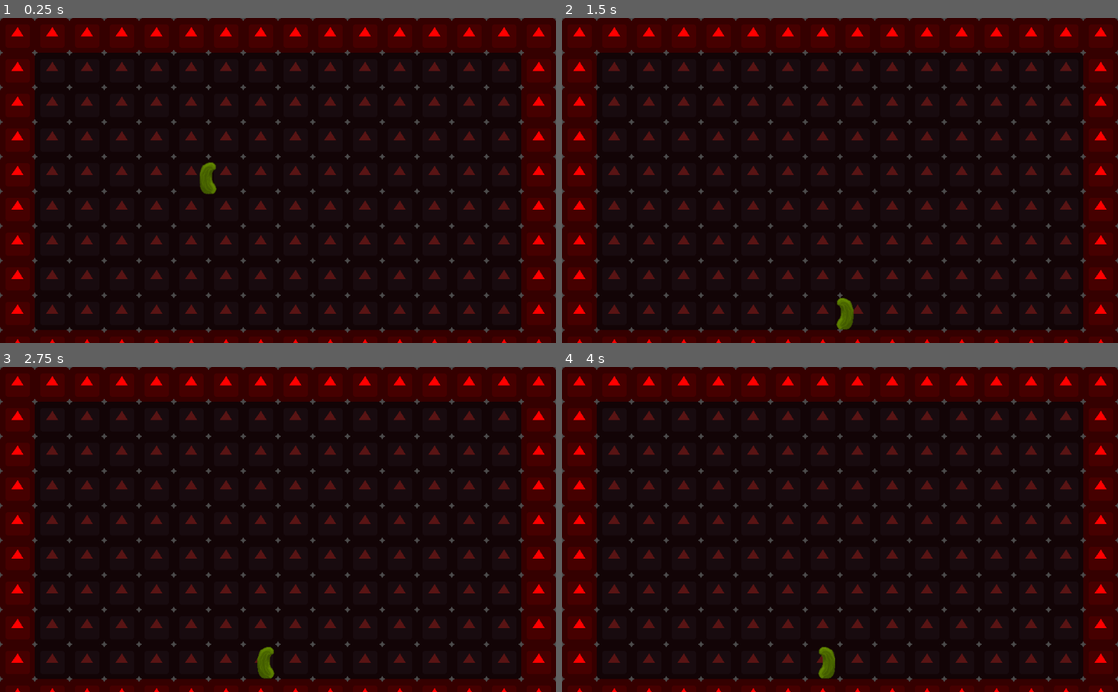
Above: before the commit, frames 1-4 (two rows, left to right).
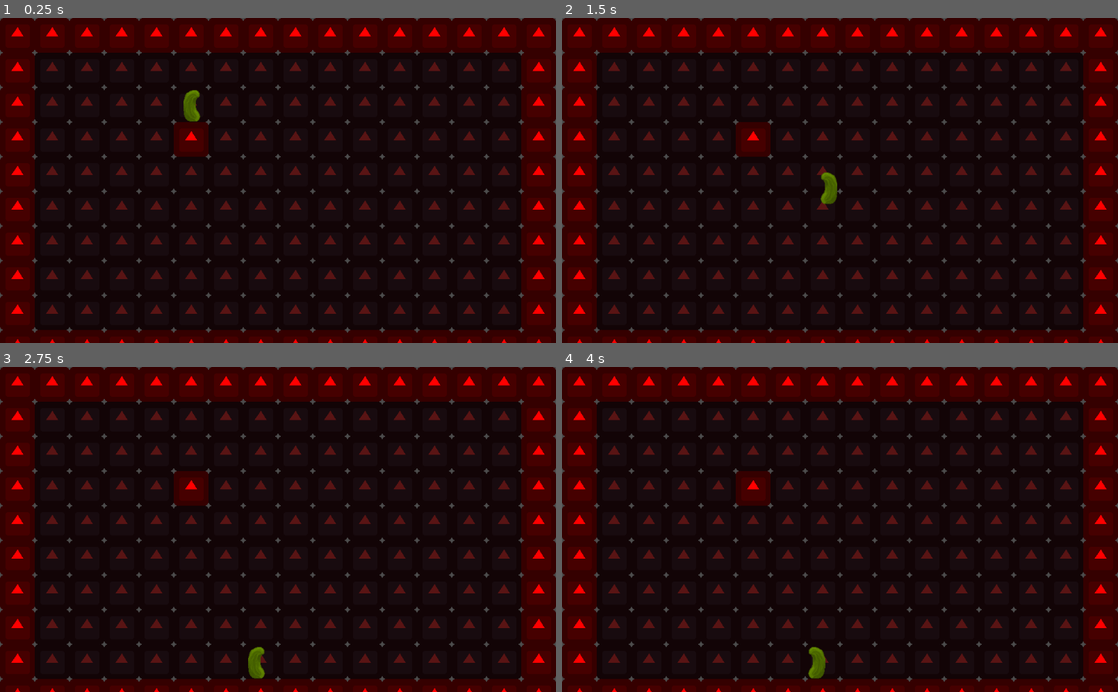
Above: after the commit, the same moments.

Repository: Rufusnu/maisafie
Game: Godot game, scene res://World.tscn
Two runs of this game, one before a commit and one after it. Both use one fixed random seed, a clock stepped at 60 frames per second and the inputs below. The engine's default icon, where the game draws it, is replaced by a stand-in: a white triangle on a blue panel in a dark square.
Inputs:
- Up to frame 1 (0.25 s): no input
- Up to frame 2 (1.5 s): hold Right (ui_right) 0.53-1.28 s; tap S (ui_melee) at 0.6, 1.35 s; hold Left (ui_left) from 1.28 s (still down)
- Up to frame 3 (2.75 s): release Left (ui_left) at 2.03 s; hold Right (ui_right) from 2.03 s (still down); tap S (ui_melee) at 2.1 s
- Up to frame 4 (4 s): release Right (ui_right) at 2.78 s; hold Up (ui_up) 2.78-3.53 s; tap S (ui_melee) at 2.85, 3.6 s; hold Left (ui_left) from 3.53 s (still down)

The runs differ from the first frame. In frame 1, 1.1% of the frame differs, in the area x 31-39%, y 22-55%; in frame 2, 1.1%, in the area x 31-53%, y 32-96%; in frame 3, 1.0%; in frame 4, 1.0%.

Commit message:
Fixed melee

Diff:
--- a/Player.gd
+++ b/Player.gd
@@ -11,7 +11,7 @@
 
 const GRAVITY = 15
 const MAX_MOVEMENT_SPEED = 200
-const MAX_FALL_SPEED = 250
+const MAX_FALL_SPEED = 400
 const MAX_JUMP_SPEED = 400
 
 ## player
@@ -103,13 +103,11 @@
 	bullet.setup(poz, rot)
 
 func melee():
-	var poz = position
 	var dist = 20
 	if !faceing_right:
 		dist = -dist
-	poz.x += dist
 
 	var melee = MELEE.instance()
-	get_parent().add_child(melee)
-	melee.setup(poz)
-	print("Melee")
+
+	add_child(melee)
+	melee.setup(dist, faceing_right)
--- a/Player.tscn
+++ b/Player.tscn
@@ -1,24 +1,28 @@
-[gd_scene load_steps=5 format=2]
+[gd_scene load_steps=6 format=2]
 
 [ext_resource path="res://Player.gd" type="Script" id=1]
 [ext_resource path="res://Bullet.tscn" type="PackedScene" id=2]
-[ext_resource path="res://Textures/cucumber.png" type="Texture" id=3]
+[ext_resource path="res://melee.tscn" type="PackedScene" id=3]
+[ext_resource path="res://Textures/cucumber.png" type="Texture" id=4]
 
 [sub_resource type="RectangleShape2D" id=1]
 
 custom_solver_bias = 0.0
 extents = Vector2( 18, 30 )
 
-[node name="Player" type="KinematicBody2D"]
+[node name="Player" type="KinematicBody2D" index="0"]
 
 input_pickable = false
 collision_layer = 1
 collision_mask = 1
 collision/safe_margin = 0.08
 script = ExtResource( 1 )
-_sections_unfolded = [ "Collision" ]
+_sections_unfolded = [ "Transform" ]
+__meta__ = {
+"_edit_group_": true
+}
 BULLET = ExtResource( 2 )
-MELEE = null
+MELEE = ExtResource( 3 )
 
 [node name="hit_box" type="CollisionShape2D" parent="." index="0"]
 
--- a/World.tscn
+++ b/World.tscn
@@ -1,22 +1,20 @@
-[gd_scene load_steps=4 format=2]
+[gd_scene load_steps=3 format=2]
 
 [ext_resource path="res://Player.tscn" type="PackedScene" id=1]
-[ext_resource path="res://melee.tscn" type="PackedScene" id=2]
-[ext_resource path="res://tileset.tres" type="TileSet" id=3]
+[ext_resource path="res://tileset.tres" type="TileSet" id=2]
 
-[node name="World" type="Node2D" index="0"]
+[node name="World" type="Node2D"]
 
 [node name="Player" parent="." index="0" instance=ExtResource( 1 )]
 
-position = Vector2( 383.576, 263.708 )
+position = Vector2( 353.648, 141.274 )
 z_index = 1
-_sections_unfolded = [ "Collision", "Z Index" ]
-MELEE = ExtResource( 2 )
+_sections_unfolded = [ "Transform", "Z Index" ]
 
 [node name="Map" type="TileMap" parent="." index="1"]
 
 mode = 0
-tile_set = ExtResource( 3 )
+tile_set = ExtResource( 2 )
 cell_size = Vector2( 64, 64 )
 cell_quadrant_size = 16
 cell_custom_transform = Transform2D( 1, 0, 0, 1, 0, 0 )
@@ -31,5 +29,8 @@
 collision_mask = 3
 occluder_light_mask = 1
 format = 1
-tile_data = PoolIntArray( 0, 1, 0, 1, 1, 0, 2, 1, 0, 3, 1, 0 …(586 unchanged characters)…  0, 196611, 2, 0, 196612, 2, 0, 196613, 2, 0, 196614, 2, 0, 196615, 2, 0, 196616, …(1449 unchanged characters)…
+tile_data = PoolIntArray( 0, 1, 0, 1, 1, 0, 2, 1, 0, 3, 1, 0 …(586 unchanged characters)…  0, 196611, 2, 0, 196612, 2, 0, 196613, 1, 0, 196614, 2, 0, 196615, 2, 0, 196616, …(1449 unchanged characters)…
 _sections_unfolded = [ "Cell", "Collision", "Z Index" ]
+__meta__ = {
+"_edit_lock_": true
+}
--- a/melee.gd
+++ b/melee.gd
@@ -15,8 +15,9 @@
 #	# Called every frame. Delta is time since last frame.
 #	# Update game logic here.
 #	pass
-func setup(poz):
-	position = poz
+func setup(dist, faceing_right):
+	#user faceing_right to determine if you need to flip the animation
+	position.x += dist
 
 
 func _on_Timer_timeout():
--- a/melee.tscn
+++ b/melee.tscn
@@ -31,7 +31,7 @@
 
 modulate = Color( 1, 1, 1, 0.182314 )
 texture = ExtResource( 2 )
-_sections_unfolded = [ "Visibility" ]
+_sections_unfolded = [ "Visibility", "Z Index" ]
 
 [node name="CollisionShape2D" type="CollisionShape2D" parent="." index="2"]
 
Not shown: 1 places in Player.tscn that only renumber resources
